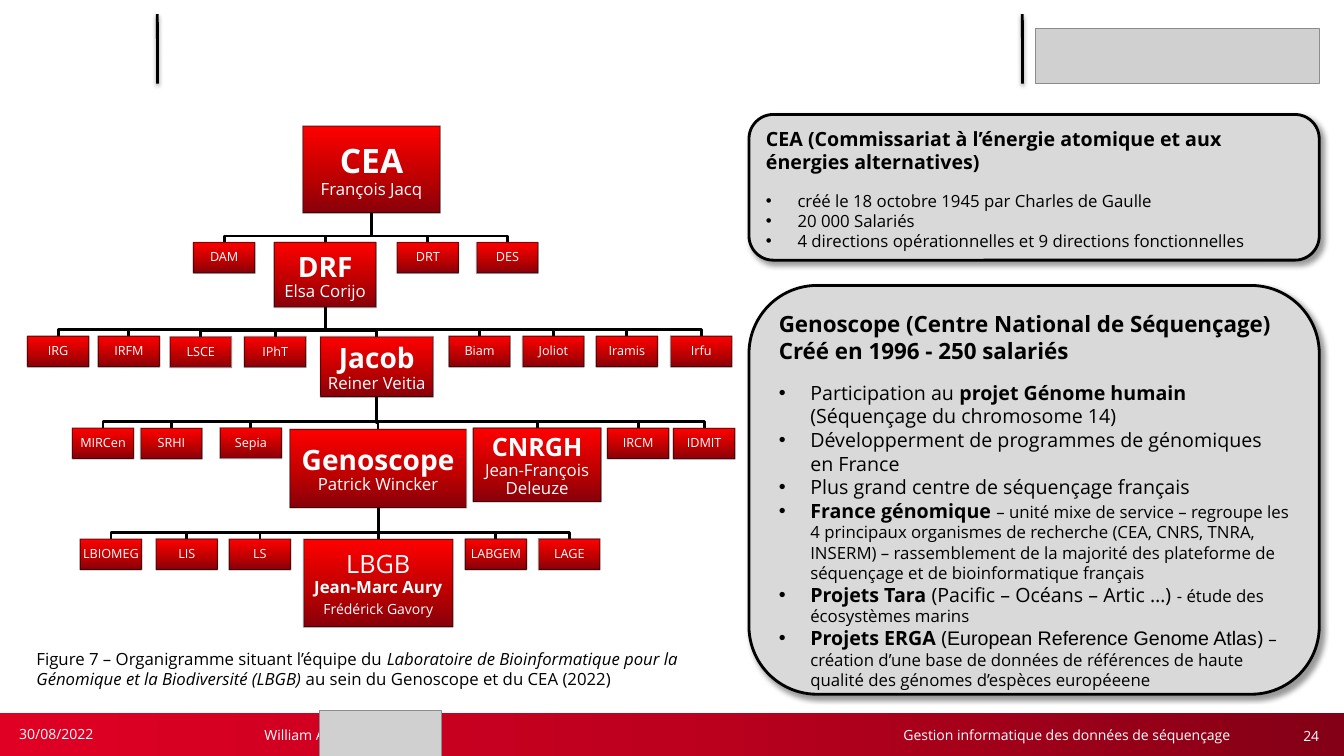
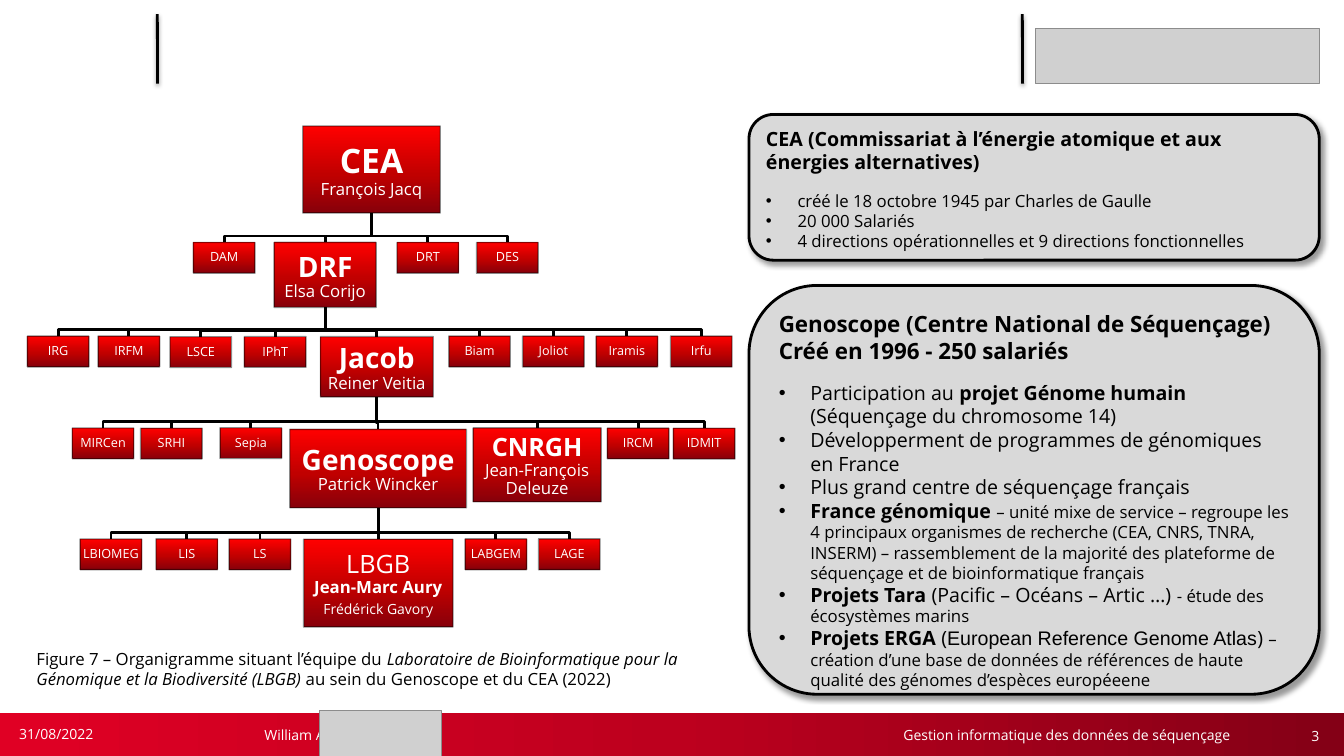
Before and after one commit to w2994a/cahier_labo_cns, a slide deck: slide 3 of M1_IPFB/soutenance/soutenance_3/slides_soutenance_final_1er_annee.pptx (slide 24 before the commit). Drawn at 1344x756 pixels with LibreOffice and Linux fonts; fonts in the diff are those of the drawing; grey boxes stand for pictures; background and template pictures are left out. Boxes give left, top, right and bottom in pixels: in the first picture for what was removed or moved away, otherwise in the second. Text is boxed around its words. In the diff, an @@ line names an element or a change of style, - is before the commit and + after.

```diff
--- a/M1_IPFB/soutenance/soutenance_3/slides_soutenance_final_1er_annee.pptx
+++ b/M1_IPFB/soutenance/soutenance_3/slides_soutenance_final_1er_annee.pptx
@@ text at <box>19,729,93,739</box>: text changed @@
-30/08/2022
+31/08/2022
@@ page number at <box>1311,731,1319,741</box>: text changed @@
-24
+3
```
Also in this commit, not shown: 21 other slides changed, 1 slide added.
